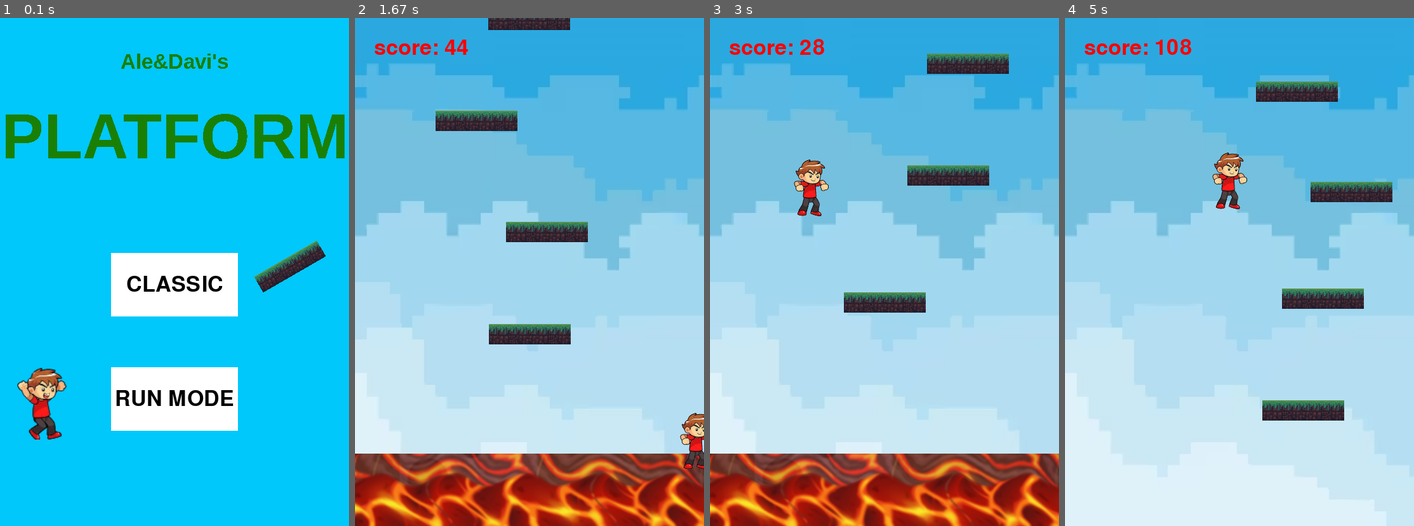
Above: before the commit, frames 1-4 (left to right).
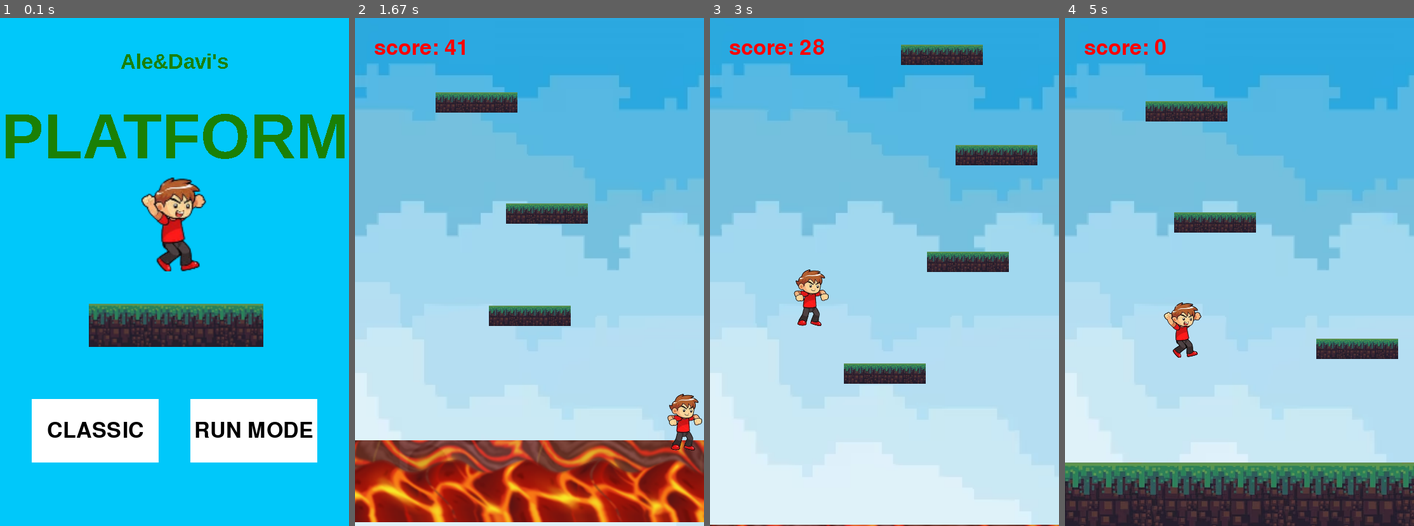
Above: after the commit, the same moments.

Repository: AleBrambilla/pygame-Brambilla-Mariani
Game: pygame game, started from main.py
Same seed, same stepped clock (60 frames per second), same inputs: the game is played once before the commit and once after it.
Inputs (mouse positions are in pixels of both pictures, inside the frame that each line leads up to):
- Up to frame 1 (0.1 s): no input
- Up to frame 2 (1.67 s): click "RUN MODE" at 0.38 s; hold Right 0.67-1.13 s; move the mouse to (515, 292) at 0.7 s; hold Right 1.17-1.63 s
- Up to frame 3 (3 s): tap Space at 2.23 s; hold Left 2.57-2.97 s; move the mouse to (908, 378) at 2.6 s
- Up to frame 4 (5 s): hold Right 3-3.63 s; click (1239, 241) at 3.72 s, where only the run after the commit has a clickable "HOME"; click (1159, 429) at 4.05 s, where only the run after the commit has a clickable "CLASSIC"; hold Left 4.33-4.8 s; move the mouse to (1215, 292) at 4.37 s; hold Right from 4.83 s (still down)

The runs differ from the first frame. In frame 1, 21% of the frame differs, in the area x 4-94%, y 31-88%; in frame 2, 20%; in frame 3, 22%, in the area x 0-100%, y 5-100%; in frame 4, 21%.

Commit message:
migliorie estetiche

Diff:
--- a/main.py
+++ b/main.py
@@ -58,11 +58,11 @@
 # home
 tasto_start=pygame.Surface((200, 100))
 tasto_start.fill((255,255,255))
-start_rect=tasto_start.get_rect(center=(275, 420))
+start_rect=tasto_start.get_rect(center=(150, 650))
 
 font=pygame.font.Font(None, 50)
 inizio_scritta=font.render('CLASSIC', True, (0,0,0))
-inizio_scritta_rect=inizio_scritta.get_rect(center=(275, 420))
+inizio_scritta_rect=inizio_scritta.get_rect(center=(150, 650))
 
 font=pygame.font.SysFont('Cooper Black', 30)
 titolo1=font.render("Ale&Davi's", False, (26,128,5))
@@ -74,14 +74,14 @@
 
 tasto_start2=pygame.Surface((200, 100))
 tasto_start2.fill((255,255,255))
-start_rect2=tasto_start2.get_rect(center=(275, 600))
+start_rect2=tasto_start2.get_rect(center=(400, 650))
 
 font=pygame.font.Font(None, 50)
 inizio_scritta2=font.render('RUN MODE', True, (0,0,0))
-inizio_scritta_rect2=inizio_scritta2.get_rect(center=(275, 600))
+inizio_scritta_rect2=inizio_scritta2.get_rect(center=(400, 650))
 
 image_piattaforma=pygame.image.load('Brambilla-Mariani-img/platform.png').convert_alpha()
-image_piattaforma=pygame.transform.rotozoom(image_piattaforma, 30, 0.7)
+image_piattaforma=pygame.transform.rotozoom(image_piattaforma, 0, 1.7)
 
 #morte
 tasto_home=pygame.Surface((200, 100))
@@ -135,8 +135,8 @@
         screen.blit(titolo2, titolo_rect2)
         screen.blit(tasto_start2, start_rect2)
         screen.blit(inizio_scritta2, inizio_scritta_rect2)
-        screen.blit(pygame.transform.rotozoom(player.sprite.image, 0, 1.3), (25, 550))
-        screen.blit(image_piattaforma, (400, 350))
+        screen.blit(pygame.transform.rotozoom(player.sprite.image, 0, 1.7), (220, 250))
+        screen.blit(image_piattaforma, (140, 450))
 
         if start_rect.collidepoint(pygame.mouse.get_pos()) and event.type==MOUSEBUTTONUP and event.button==1:
             stato = 'classico'
@@ -211,6 +211,7 @@
         player.update(inizio, salta)
         player.draw(screen)
 
+        player.sprite.rect.y+=VEL_AVANZ
         for piattaforma in piattaforme:
             piattaforma.update()
             piattaforma.rect.y+=VEL_AVANZ
@@ -226,15 +227,15 @@
             stato = 'morte'
             inizio=True
 
-        if player.sprite.rect.y<30:
-            lava_rect.y+=10
+        if player.sprite.rect.y<200:
+            lava_rect.y+=7
             for p in piattaforme:
-                p.rect.y+=10
+                p.rect.y+=7
                 if type(p) == Mobile_y or type(p) == Cadente:
-                    p.centro+=10
+                    p.centro+=7
                 if p.rect.y>lava_rect.y:
                     p.kill()
-            player.sprite.rect.y+=10
+            player.sprite.rect.y+=7
 
         if player.sprite.rect.y>600:
             g+=player.sprite.gravity
--- a/player.py
+++ b/player.py
@@ -22,7 +22,8 @@
         self.gravity=-22
 
     def apply_gravity(self):
-        self.gravity += 1
+        if self.gravity<22:
+            self.gravity += 1
         self.rect.y += self.gravity
 
     def movimento(self):
